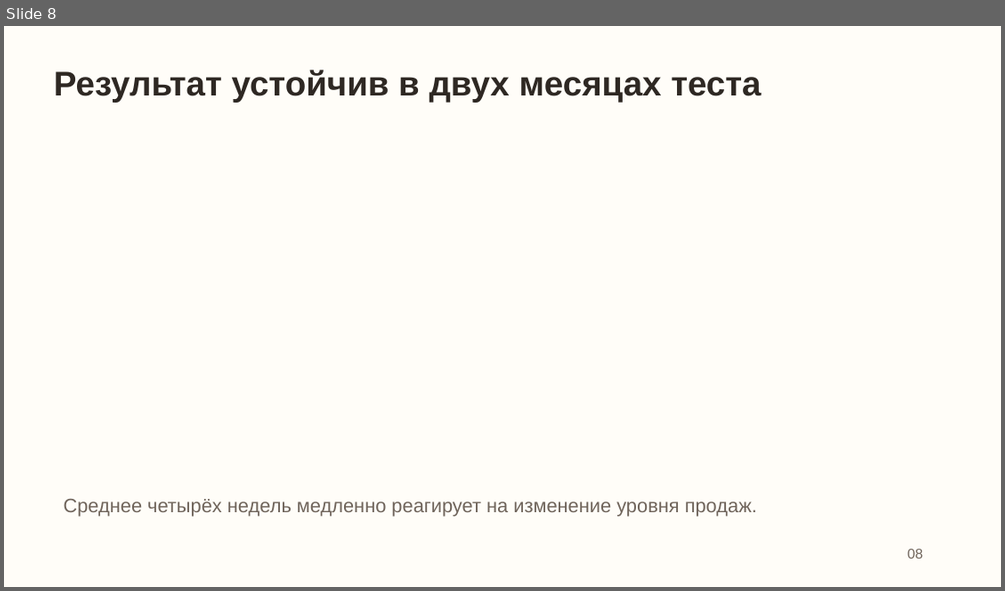
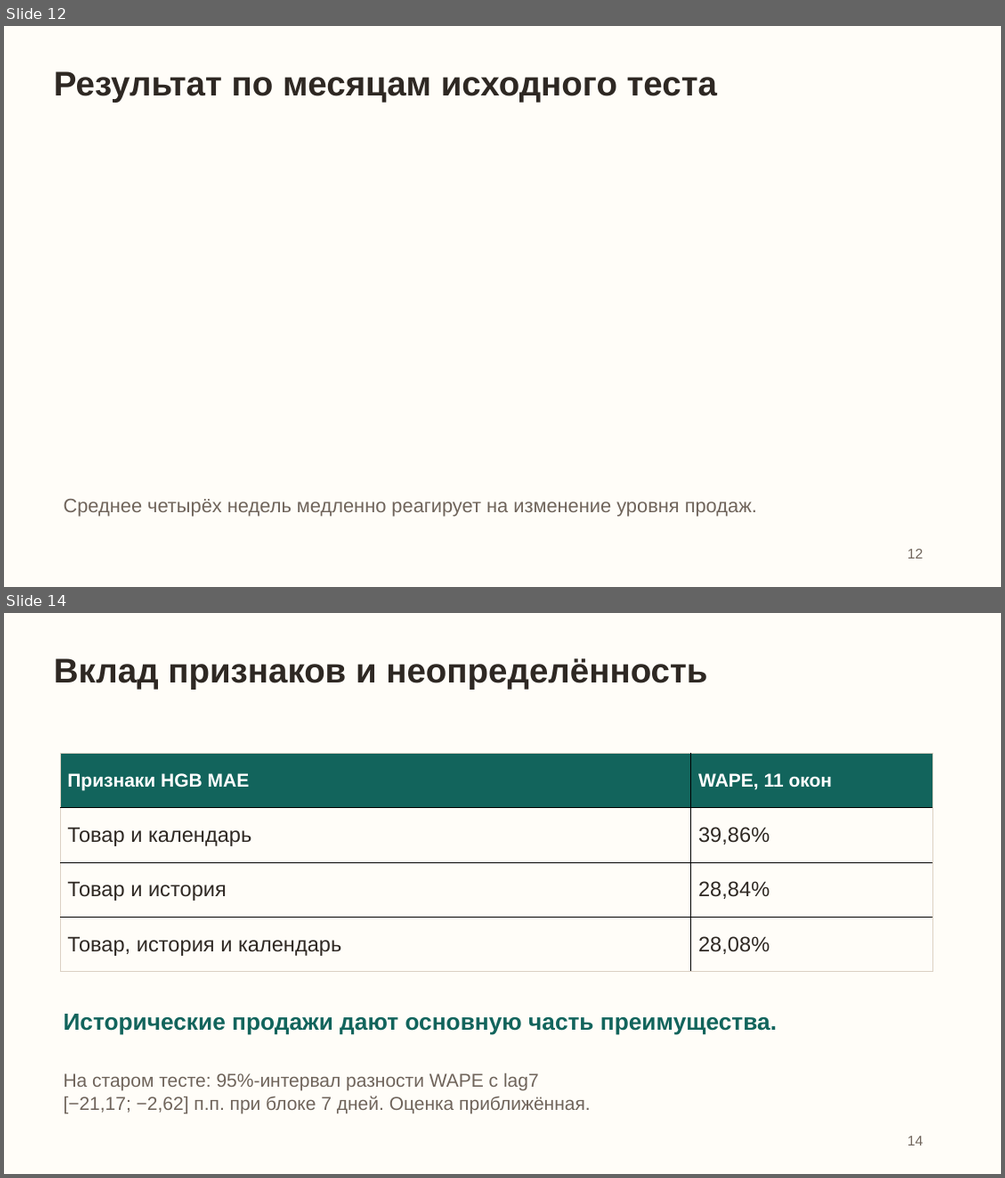
Before and after one commit to geoink/Ymnaia_Pekarna, a slide deck: docs/presentation.pptx. Shown one above the other, each under a label of ours: slide 8 before the commit, slides 12 and 14 after it; the slides between them are not shown. The pictures are 1005x591 and 1005x1178 pixels, drawn with LibreOffice and Linux fonts; fonts in the diff are those of the drawing. Boxes give left, top, right and bottom in pixels: in the first picture for what was removed or moved away, otherwise in the second. Text is boxed around its words. In the diff, an @@ line names an element or a change of style, - is before the commit and + after.

```diff
--- a/docs/presentation.pptx
+++ b/docs/presentation.pptx
@@ slide 14 added at box(4, 613, 1001, 1174), background #FFFDF8 @@
@@ text added at box(54, 658, 707, 690), 33 pt, text #2E2823, bold @@
+Вклад признаков и неопределённость
@@ table added at box(60, 754, 933, 972), 4 rows, 2 columns @@
+Признаки HGB MAE | WAPE, 11 окон
+Товар и календарь | 39,86%
+Товар и история | 28,84%
+Товар, история и календарь | 28,08%
@@ text added at box(64, 1013, 777, 1034), 22.5 pt, text #12645C, bold @@
+Исторические продажи дают основную часть преимущества.
@@ text added at box(64, 1073, 591, 1113), 18 pt, text #6F645B @@
+На старом тесте: 95%-интервал разности WAPE с lag7
+[−21,17; −2,62] п.п. при блоке 7 дней. Оценка приближённая.
@@ text added at box(907, 1135, 922, 1145), 13.5 pt, text #6F645B @@
+14
@@ what was slide 8 is now slide 12 @@
@@ slide 12 changed as well @@
@@ text at box(54, 71, 717, 103): text changed @@
-Результат устойчив в двух месяцах теста
+Результат по месяцам исходного теста
@@ text at box(907, 548, 922, 558): text changed @@
-08
+12
```
Also in this commit, not shown: 9 other slides changed, 8 other slides added, 16 other files.
